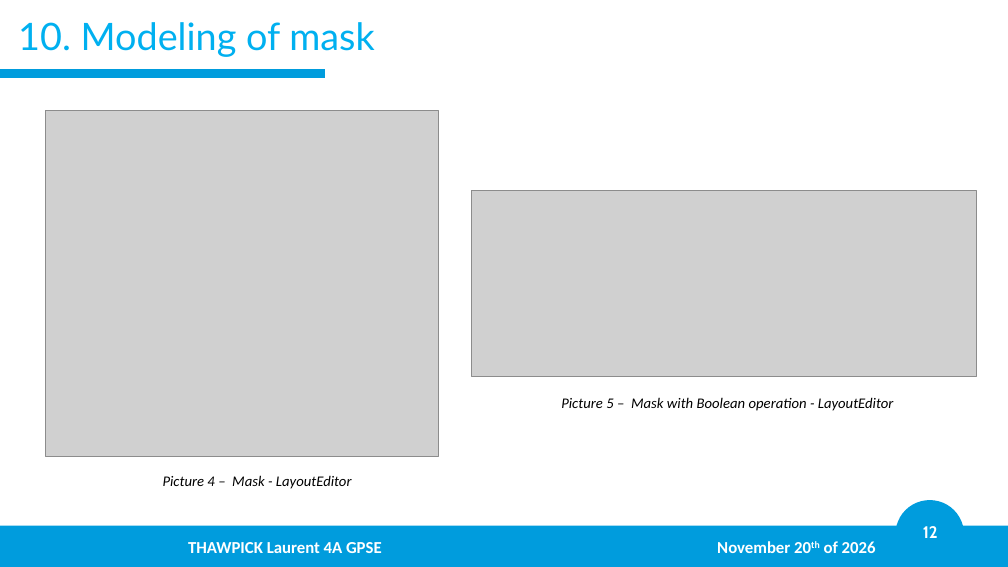
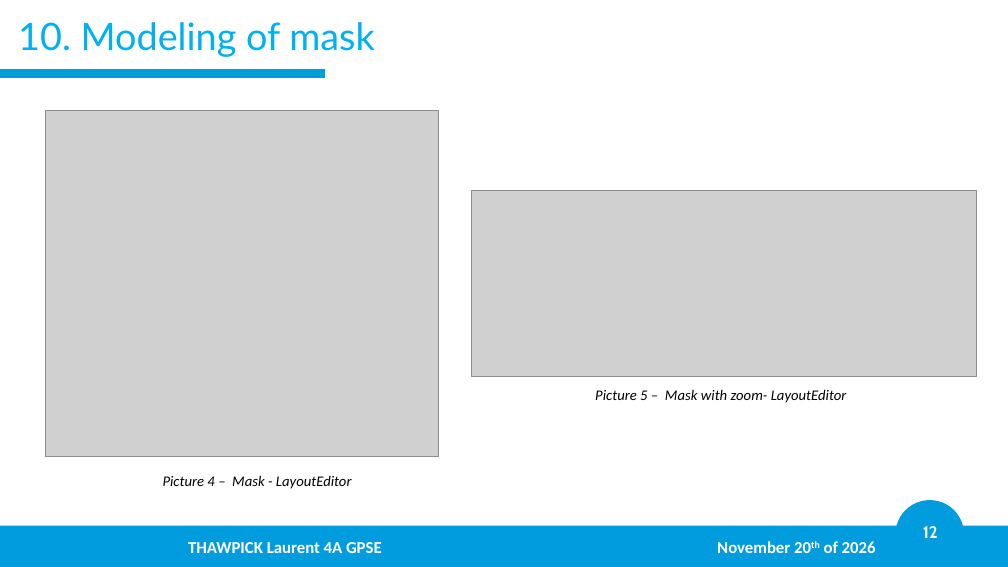
Before and after one commit to LaurentThaw/plasma-tubing, a slide deck: slide 12 of PDR for 20.11.26/PDR.pptx. Drawn at 1008x567 pixels with LibreOffice and Linux fonts; fonts in the diff are those of the drawing; grey boxes stand for pictures; background and template pictures are left out. Boxes give left, top, right and bottom in pixels: in the first picture for what was removed or moved away, otherwise in the second. Text is boxed around its words. In the diff, an @@ line names an element or a change of style, - is before the commit and + after.

```diff
--- a/PDR for 20.11.26/PDR.pptx
+++ b/PDR for 20.11.26/PDR.pptx
@@ text at box(595, 389, 847, 403): text changed @@
-Picture 5 – Mask with Boolean operation - LayoutEditor
+Picture 5 – Mask with zoom- LayoutEditor
```
Also in this commit, not shown: 5 other slides changed, 17 other files.
